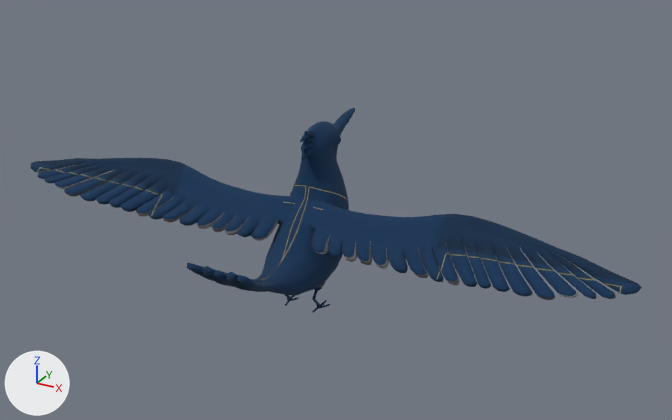
A saved change to the glTF model res/bird.gltf.
Camera for both pictures: a 50 mm camera at (0.526, -1.083, 0.838) aimed at (-0.047, -0.042, 0.317). The axes (+X, +Y, +Z) are drawn at lower left. The lights are the same throughout. Where no turn or scale is listed for an object, it has been applied to the vertices.

Before the edit, the objects in view are built like this:
```python
me_mesh_ou_ok001_13694ou_ok001 = bpy.data.meshes.new('mesh_ou_ok001_13694ou_ok001')
me_mesh_ou_ok001_13694ou_ok001.from_pydata(...)  # 3340 vertices, 6618 faces; spans x -0.469..0.47, y -0.213..0.173, z -0.048..0.216
me_mesh_ou_ok001_13694ou_ok001.materials.append(mat_bird_1)  # picture img_booktexture_jpg
ob_node_ou_ok001__1202 = bpy.data.objects.new('node_ou_ok001_-1202', me_mesh_ou_ok001_13694ou_ok001)
ob_node_ou_ok001__1202.location = (-0.093, -0.059, 0.209)
```
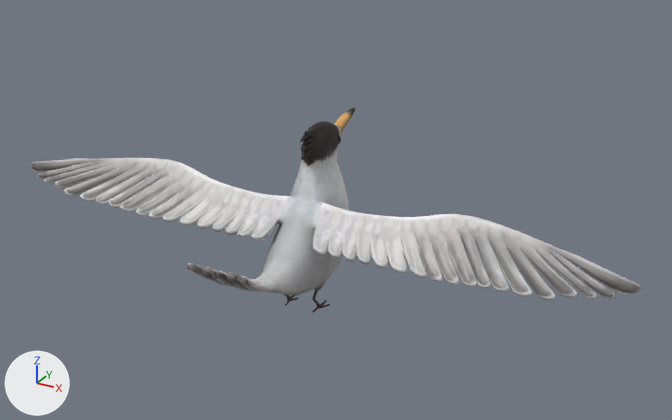
Where the change shows, as pixel boxes [x1, y1, x2, y2] in the pictures (672 x 420 px):
'node_ou_ok001_-1202', recoloured (blue to grey)
    both: [31, 108, 642, 311]

The edits, one by one:
Picture 'ou.jpg' (img_ou_jpg) is new.
Material 'Bird' (mat_bird) is new.
Its texture is img_ou_jpg.
Its roughness is 0.716.
me_mesh_ou_ok001_13694ou_ok001 has 3340 vertices, 6618 faces and spans x -0.469..0.47, y -0.213..0.173, z -0.048..0.216.
me_mesh_ou_ok001_13694ou_ok001 no longer uses material mat_bird_1 (picture img_booktexture_jpg).
me_mesh_ou_ok001_13694ou_ok001 now uses material mat_bird (picture img_ou_jpg).
